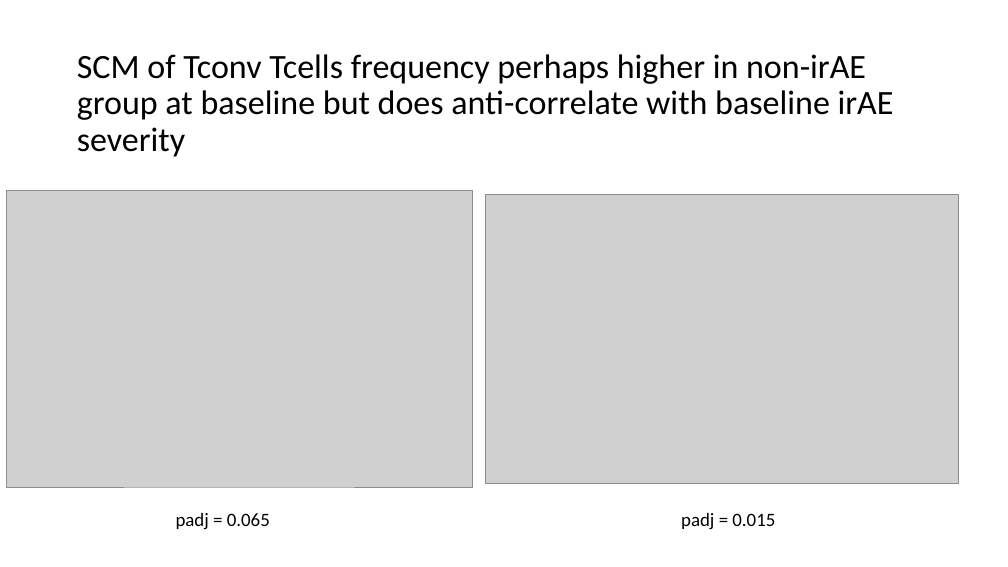
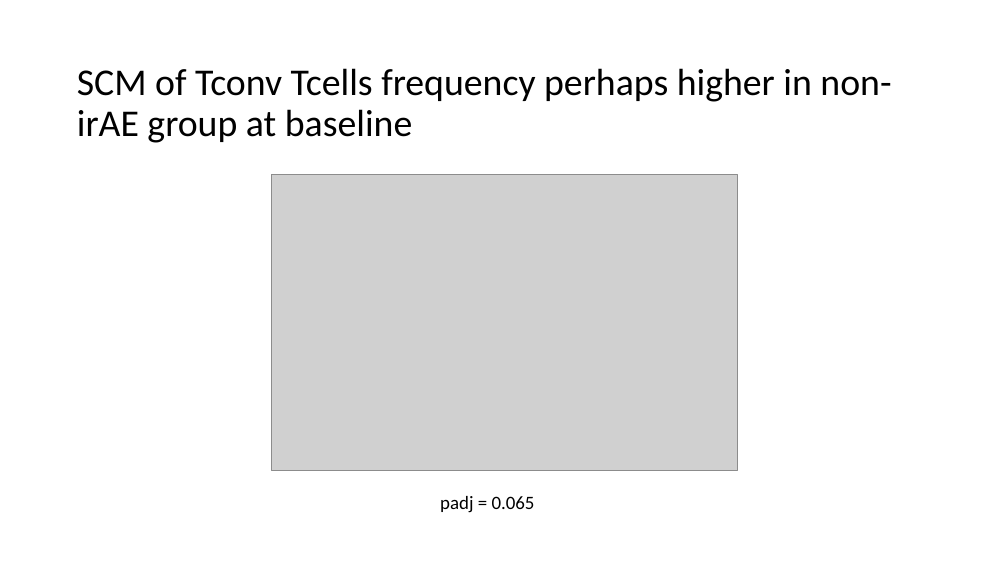
Before and after one commit to tybottorff/bottorffdocs, a slide deck: slide 10 of presentations/NCI_talks/2024_12_6.pptx (slide 3 before the commit). Drawn at 1008x567 pixels with LibreOffice and Linux fonts; fonts in the diff are those of the drawing; grey boxes stand for pictures. Boxes give left, top, right and bottom in pixels: in the first picture for what was removed or moved away, otherwise in the second. Text is boxed around its words. In the diff, an @@ line names an element or a change of style, - is before the commit and + after.

Commit message:
Update NCI slides

```diff
--- a/presentations/NCI_talks/2024_12_6.pptx
+++ b/presentations/NCI_talks/2024_12_6.pptx
@@ title at [77, 68, 891, 143]: text changed; size 32.4 to 36 pt @@
-SCM of Tconv Tcells frequency perhaps higher in non-irAE group at baseline but does anti-correlate with baseline irAE severity
+SCM of Tconv Tcells frequency perhaps higher in non-irAE group at baseline
@@ picture: place and size @@
-picture at [6, 191, 472, 487]
+picture at [271, 175, 737, 471]
@@ picture removed at [485, 194, 958, 484] @@
@@ text "padj = 0.065": place and size @@
-text "padj = 0.065" at [176, 513, 270, 530]
+text "padj = 0.065" at [440, 496, 535, 513]
@@ text removed at [681, 513, 775, 530] @@
-padj = 0.015
```
Also in this commit, not shown: 1 slide added.
